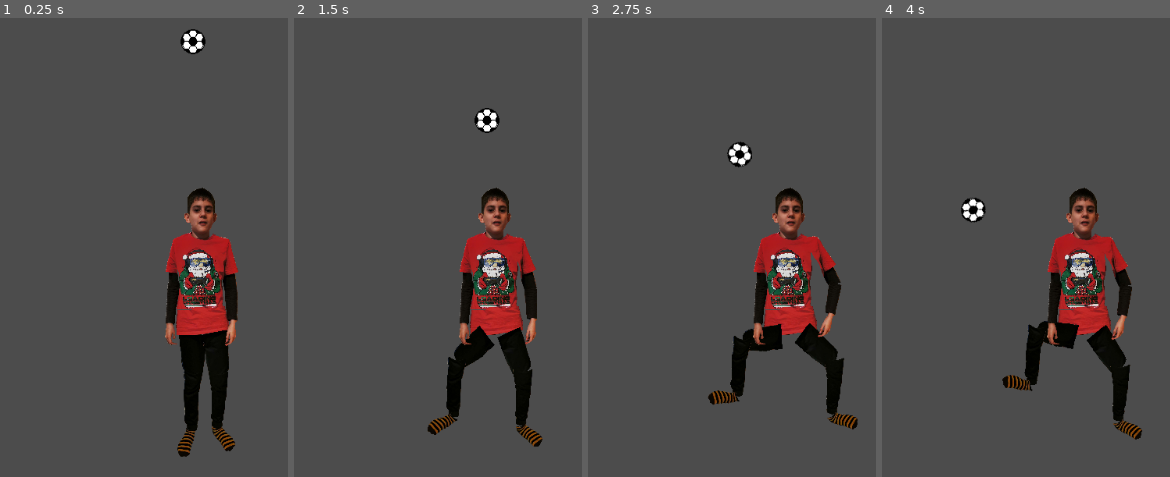
Above: before the commit, frames 1-4 (left to right).
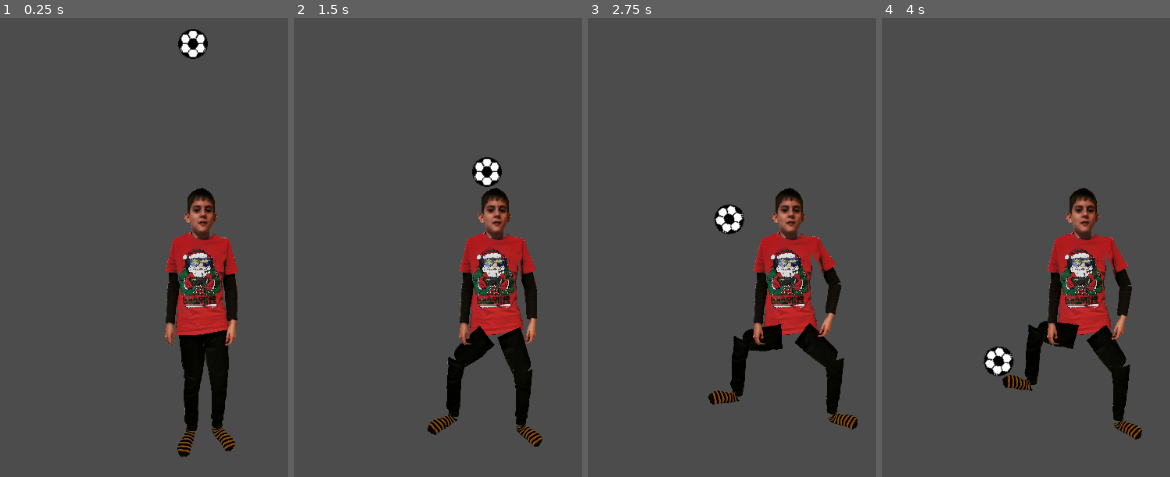
Above: after the commit, the same moments.

Repository: rolika/Deka
Game: Godot game, scene res://TestBeniPlayer.tscn
Same seed, same stepped clock (60 frames per second), same inputs: the game is played once before the commit and once after it. The project has no main scene, so this scene is started directly.
Inputs:
- Up to frame 1 (0.25 s): no input
- Up to frame 2 (1.5 s): hold Keypad 1 (right_kick) 0.53-1.28 s; hold Keypad 3 (left_kick) from 1.28 s (still down)
- Up to frame 3 (2.75 s): release Keypad 3 (left_kick) at 2.03 s; hold Keypad 1 (right_kick) from 2.03 s (still down)
- Up to frame 4 (4 s): release Keypad 1 (right_kick) at 3.53 s; hold Keypad 3 (left_kick) from 3.53 s (still down)

The runs differ from the first frame. In frame 1, 0.4% of the frame differs, in the area x 61-73%, y 2-9%; in frame 2, 0.8%; in frame 3, 0.8%; in frame 4, 0.8%, in the area x 27-46%, y 39-78%.

Commit message:
tweaking ball size and gravity

Diff:
--- a/Ball.gd
+++ b/Ball.gd
@@ -1,7 +1,7 @@
 extends RigidBody2D
 
 
-const MAX_SPEED = 200
+const MAX_SPEED = 150
 
 
 func _integrate_forces(state):
--- a/Ball.tscn
+++ b/Ball.tscn
@@ -15,7 +15,7 @@
 } ]
 
 [sub_resource type="CircleShape2D" id=2]
-radius = 16.0312
+radius = 19.0
 
 [node name="Ball" type="RigidBody2D"]
 physics_material_override = SubResource( 3 )
@@ -25,6 +25,7 @@
 }
 
 [node name="AnimatedSprite" type="AnimatedSprite" parent="."]
+scale = Vector2( 1.2, 1.2 )
 frames = SubResource( 1 )
 
 [node name="CollisionShape2D" type="CollisionShape2D" parent="."]
--- a/BeniPlayer.tscn
+++ b/BeniPlayer.tscn
@@ -889,6 +889,7 @@
 [sub_resource type="Animation" id=7]
 resource_name = "left_kick"
 length = 0.2
+loop = true
 tracks/0/type = "value"
 tracks/0/path = NodePath("hip/leg_left/shin_left/foot_left:rotation_degrees")
 tracks/0/interp = 1
@@ -1045,58 +1046,11 @@
 "update": 0,
 "values": [ Vector2( 227, -754 ) ]
 }
-tracks/13/type = "value"
-tracks/13/path = NodePath("hip/torso:position")
-tracks/13/interp = 1
-tracks/13/loop_wrap = true
-tracks/13/imported = false
-tracks/13/enabled = true
-tracks/13/keys = {
-"times": PoolRealArray( 0.2 ),
-"transitions": PoolRealArray( 1 ),
-"update": 0,
-"values": [ Vector2( 18, -303 ) ]
-}
-tracks/14/type = "value"
-tracks/14/path = NodePath("hip/torso:rotation_degrees")
-tracks/14/interp = 1
-tracks/14/loop_wrap = true
-tracks/14/imported = false
-tracks/14/enabled = true
-tracks/14/keys = {
-"times": PoolRealArray( 0.2 ),
-"transitions": PoolRealArray( 1 ),
-"update": 0,
-"values": [ 3.39971 ]
-}
-tracks/15/type = "value"
-tracks/15/path = NodePath("hip:position")
-tracks/15/interp = 1
-tracks/15/loop_wrap = true
-tracks/15/imported = false
-tracks/15/enabled = true
-tracks/15/keys = {
-"times": PoolRealArray( 0.2 ),
-"transitions": PoolRealArray( 1 ),
-"update": 0,
-"values": [ Vector2( 0, 0 ) ]
-}
-tracks/16/type = "value"
-tracks/16/path = NodePath("hip:rotation_degrees")
-tracks/16/interp = 1
-tracks/16/loop_wrap = true
-tracks/16/imported = false
-tracks/16/enabled = true
-tracks/16/keys = {
-"times": PoolRealArray( 0.2 ),
-"transitions": PoolRealArray( 1 ),
-"update": 0,
-"values": [ -3.39971 ]
-}
 
 [sub_resource type="Animation" id=5]
 resource_name = "right_kick"
 length = 0.2
+loop = true
 tracks/0/type = "value"
 tracks/0/path = NodePath("hip/leg_right/shin_right/foot_right/end:rotation_degrees")
 tracks/0/interp = 1
@@ -1104,10 +1058,10 @@
 tracks/0/imported = false
 tracks/0/enabled = true
 tracks/0/keys = {
-"times": PoolRealArray( 0, 0.1, 0.2 ),
-"transitions": PoolRealArray( 1, 1, 1 ),
-"update": 0,
-"values": [ -9.49489, -83.3915, -9.49489 ]
+"times": PoolRealArray( 0, 0.1 ),
+"transitions": PoolRealArray( 1, 1 ),
+"update": 0,
+"values": [ -9.49489, -83.3915 ]
 }
 tracks/1/type = "value"
 tracks/1/path = NodePath("hip/leg_right/shin_right/foot_right:rotation_degrees")
@@ -1152,10 +1106,10 @@
 tracks/4/imported = false
 tracks/4/enabled = true
 tracks/4/keys = {
-"times": PoolRealArray( 0, 0.1, 0.2 ),
-"transitions": PoolRealArray( 1, 1, 1 ),
-"update": 0,
-"values": [ Vector2( 56.8759, -67.0638 ), Vector2( 92.9816, 29.0929 ), Vector2( 56.8759, -67.0638 ) ]
+"times": PoolRealArray( 0, 0.1 ),
+"transitions": PoolRealArray( 1, 1 ),
+"update": 0,
+"values": [ Vector2( 56.8759, -67.0638 ), Vector2( 92.9816, 29.0929 ) ]
 }
 tracks/5/type = "value"
 tracks/5/path = NodePath("hip/leg_right/shin_right/foot_right/end/RighfootRacket/CollisionShape2D:rotation_degrees")
@@ -1164,10 +1118,10 @@
 tracks/5/imported = false
 tracks/5/enabled = true
 tracks/5/keys = {
-"times": PoolRealArray( 0, 0.1, 0.2 ),
-"transitions": PoolRealArray( 1, 1, 1 ),
-"update": 0,
-"values": [ 27.1, -70.3, 27.1 ]
+"times": PoolRealArray( 0, 0.1 ),
+"transitions": PoolRealArray( 1, 1 ),
+"update": 0,
+"values": [ 27.1, -70.3 ]
 }
 
 [node name="BeniPlayer" type="Area2D"]
@@ -1220,7 +1174,7 @@
 
 [node name="CollisionShape2D" type="CollisionShape2D" parent="hip/leg_left/shin_left/foot_left/end/LeftfootRacket"]
 position = Vector2( -35.4378, -84.1624 )
-rotation = -0.523598
+rotation = -0.523599
 shape = SubResource( 6 )
 
 [node name="leg_right" type="Sprite" parent="hip"]
--- a/project.godot
+++ b/project.godot
@@ -73,6 +73,9 @@
 [physics]
 
 common/enable_pause_aware_picking=true
+2d/default_gravity=200
+2d/default_linear_damp=0.0
+2d/default_angular_damp=2.0
 
 [rendering]
 
